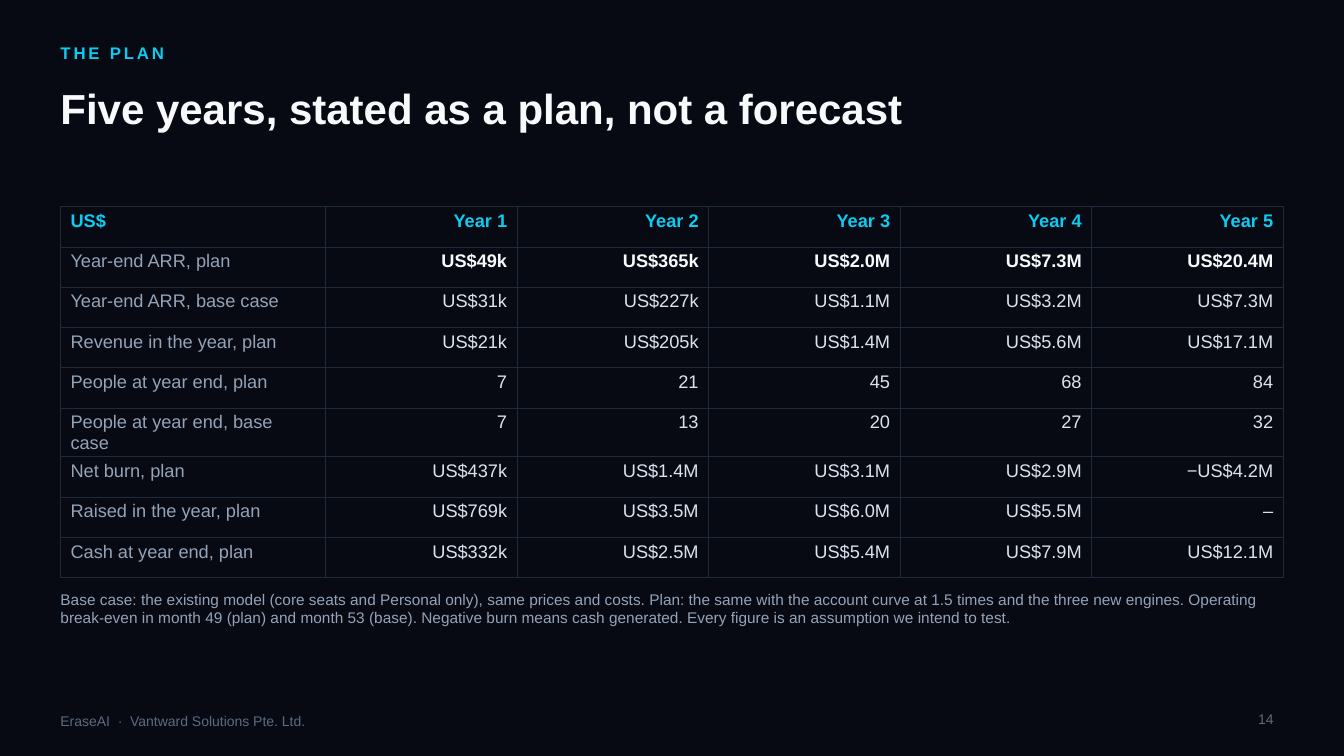
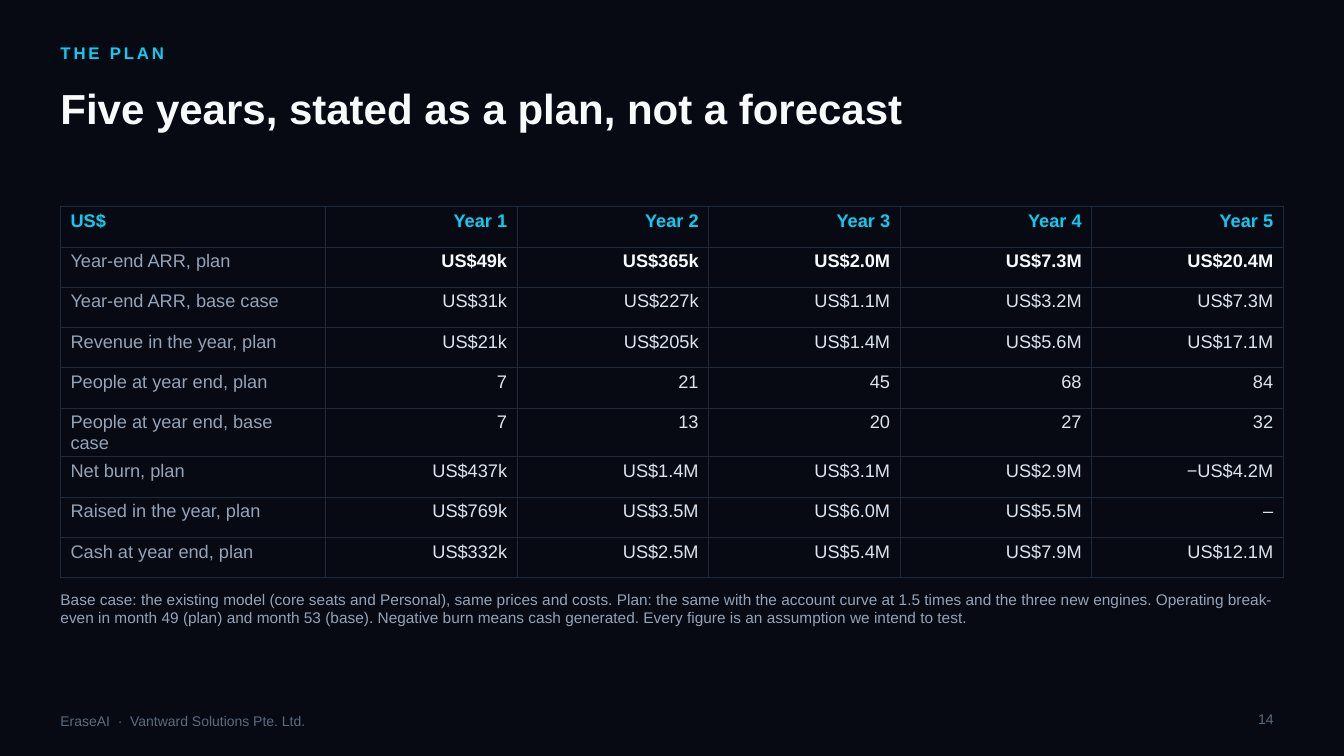
Before and after one commit to shockernburner/Erase-AI, a slide deck: slide 14 of docs/pitch/EraseAI_Investor_Deck_2026.pptx. Drawn at 1344x756 pixels with LibreOffice and Linux fonts; fonts in the diff are those of the drawing; background and template pictures are left out. Boxes give left, top, right and bottom in pixels: in the first picture for what was removed or moved away, otherwise in the second. Text is boxed around its words. In the diff, an @@ line names an element or a change of style, - is before the commit and + after.

```diff
--- a/docs/pitch/EraseAI_Investor_Deck_2026.pptx
+++ b/docs/pitch/EraseAI_Investor_Deck_2026.pptx
@@ text at (x1=60, y1=594, x2=1272, y2=626): text changed @@
-Base case: the existing model (core seats and Personal only), same prices and costs. Plan: the same with the account curve at 1.5 times and the three new engines. Operating break-even in month 49 (plan) and month 53 (base). Negative burn means cash generated. Every figure is an assumption we intend to test.
+Base case: the existing model (core seats and Personal), same prices and costs. Plan: the same with the account curve at 1.5 times and the three new engines. Operating break-even in month 49 (plan) and month 53 (base). Negative burn means cash generated. Every figure is an assumption we intend to test.
```
Also in this commit, not shown: 3 other slides changed, 9 other files.
